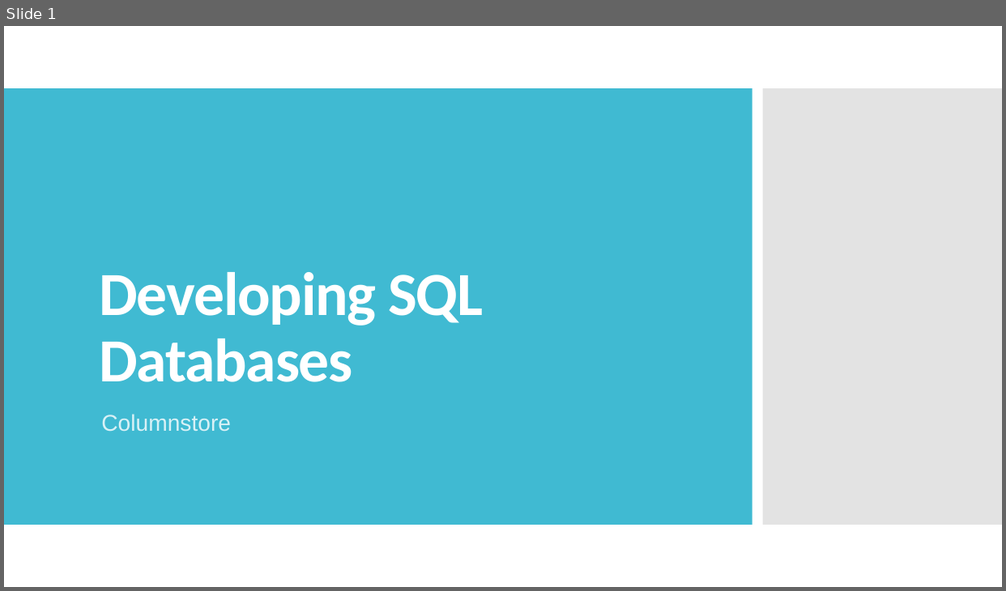
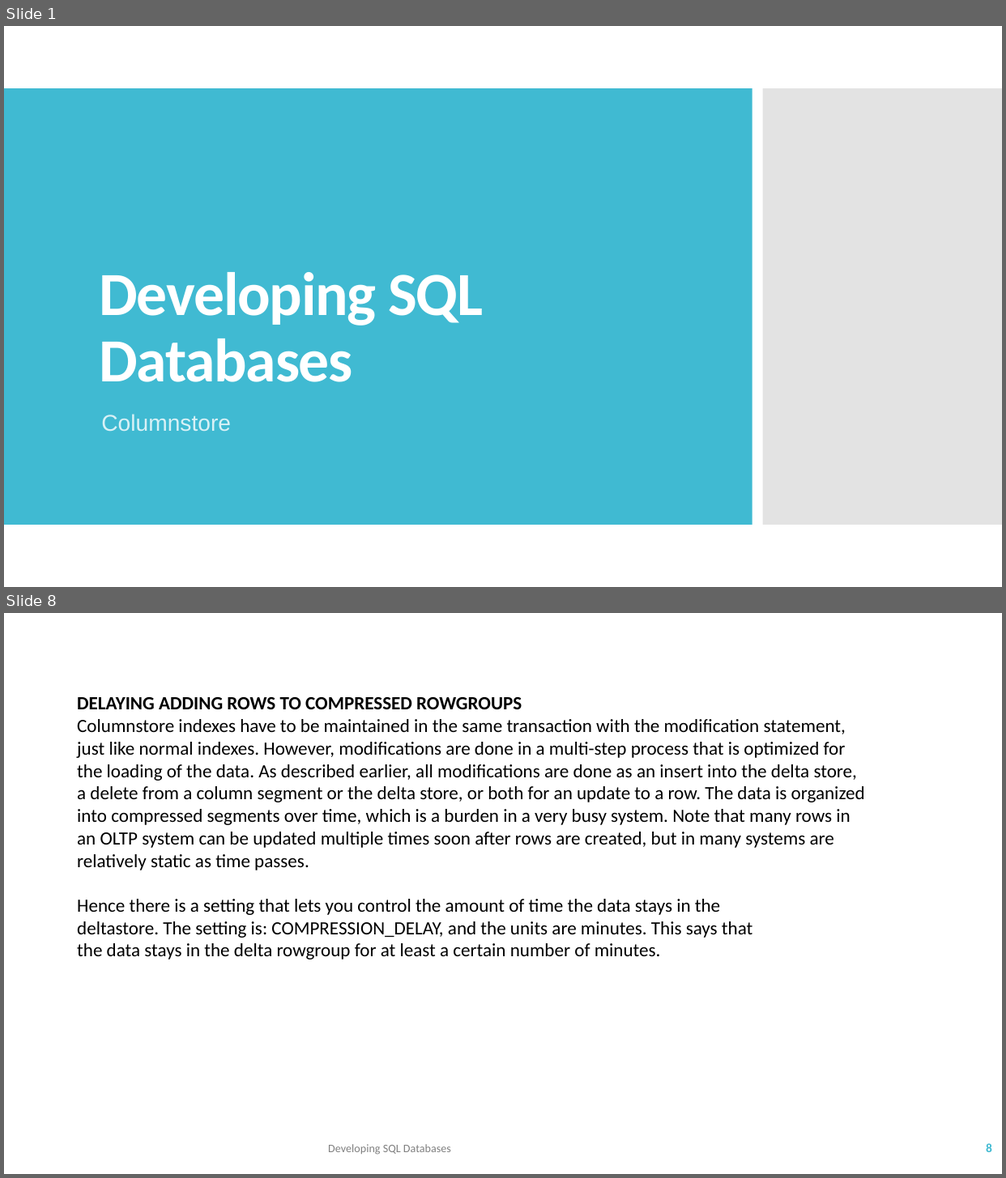
Before and after one commit to TKostyrka/70762DevSQLDB, a slide deck: DEVSQL_05_ColumnStoreIndex/DEVSQL_05_Columnstore.pptx. Shown one above the other, each under a label of ours: slide 1 before the commit, slides 1 and 8 after it; the slides between them are not shown. The pictures are 1006x591 and 1006x1178 pixels, drawn with LibreOffice and Linux fonts; fonts in the diff are those of the drawing. Boxes give left, top, right and bottom in pixels: in the first picture for what was removed or moved away, otherwise in the second. Text is boxed around its words. In the diff, an @@ line names an element or a change of style, - is before the commit and + after.

```diff
--- a/DEVSQL_05_ColumnStoreIndex/DEVSQL_05_Columnstore.pptx
+++ b/DEVSQL_05_ColumnStoreIndex/DEVSQL_05_Columnstore.pptx
@@ slide 8 added at box(4, 613, 1002, 1174), background #FFFFFF @@
@@ text added at box(77, 697, 865, 960), 18 pt, text #000000 @@
+DELAYING ADDING ROWS TO COMPRESSED ROWGROUPS
+Columnstore indexes have to be maintained in the same transaction with the modification statement, just like normal indexes. However, modifications are done in a multi-step process that is optimized for the loading of the data. As described earlier, all modifications are done as an insert into the delta store, a delete from a column segment or the delta store, or both for an update to a row. The data is organized into compressed segments over time, which is a burden in a very busy system. Note that many rows in an OLTP system can be updated multiple times soon after rows are created, but in many systems are relatively static as time passes.
+Hence there is a setting that lets you control the amount of time the data stays in the
+deltastore. The setting is: COMPRESSION_DELAY, and the units are minutes. This says that
+the data stays in the delta rowgroup for at least a certain number of minutes.
@@ text added at box(328, 1144, 451, 1155), 11 pt, text #808080 @@
+Developing SQL Databases
@@ page number added at box(986, 1144, 992, 1152), 12 pt, text #40BAD2, bold @@
+8
```
Also in this commit, not shown: 1 slide changed, 7 other slides added, 2 other files.
